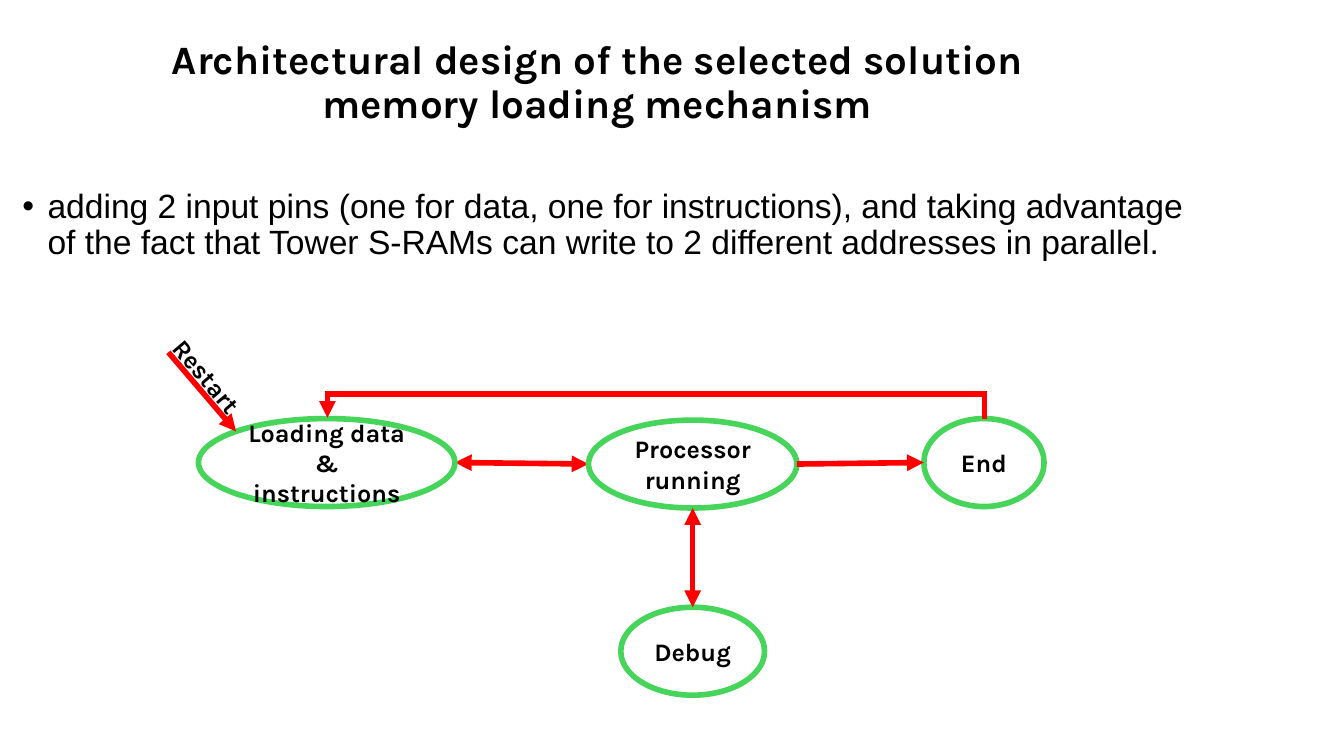
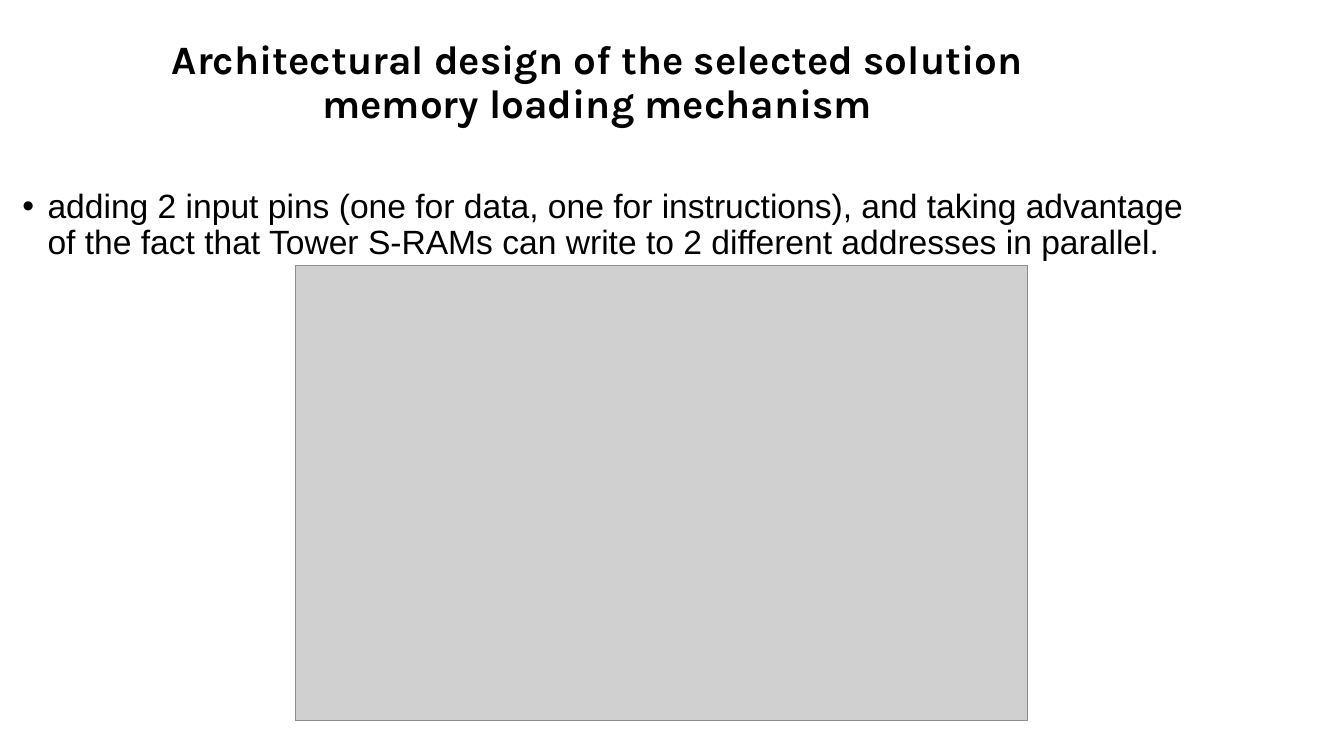
Before and after one commit to muhammad0bi/044169_project_B, a slide deck: slide 11 of Presintaions and Reports/Final presntaion VLSI.pptx (slide 8 before the commit). Drawn at 1344x756 pixels with LibreOffice and Linux fonts; fonts in the diff are those of the drawing; grey boxes stand for pictures. Boxes give left, top, right and bottom in pixels: in the first picture for what was removed or moved away, otherwise in the second. Text is boxed around its words. In the diff, an @@ line names an element or a change of style, - is before the commit and + after.

```diff
--- a/Presintaions and Reports/Final presntaion VLSI.pptx
+++ b/Presintaions and Reports/Final presntaion VLSI.pptx
@@ picture added at bbox=[295, 265, 1027, 721] @@
@@ text removed at bbox=[139, 301, 275, 451] @@
-Restart
@@ arrow removed from (168, 352) to (236, 432) @@
@@ ellipse removed at bbox=[199, 418, 455, 506] @@
-Loading data & instructions
@@ elbow arrow removed from (985, 419) to (328, 418) @@
@@ ellipse removed at bbox=[925, 418, 1045, 506] @@
-End
@@ ellipse removed at bbox=[589, 420, 798, 508] @@
-Processor
-running
@@ double arrow removed from (455, 463) to (589, 464) @@
@@ arrow removed from (798, 464) to (925, 463) @@
@@ double arrow removed from (693, 508) to (693, 607) @@
@@ ellipse removed at bbox=[621, 607, 765, 695] @@
-Debug
```
Also in this commit, not shown: 4 other slides changed, 3 slides removed.
